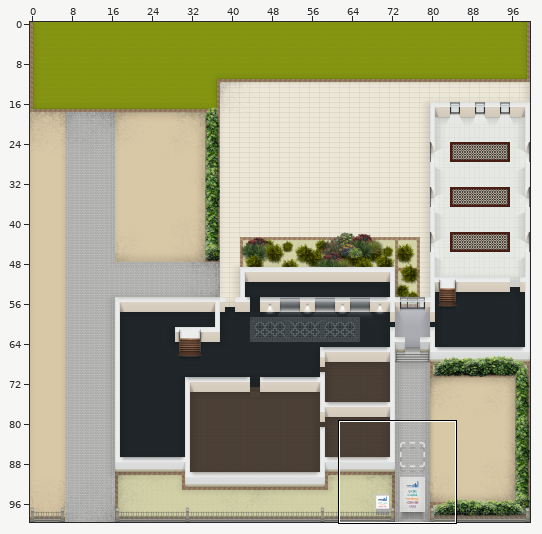
A Tiled map (JSON) gets an edit: map.tmj. Above: a wide view before the commit, with the close-up outlined.
Close-up. Before the commit:
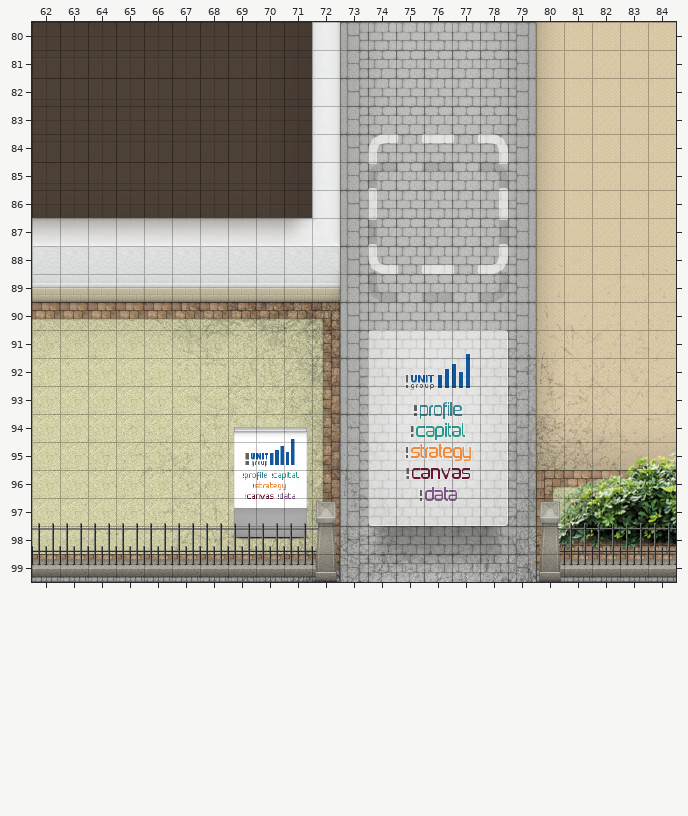
Cells are 32x32 px. Shown: x 62..84, y 80..99.
Now the later version:
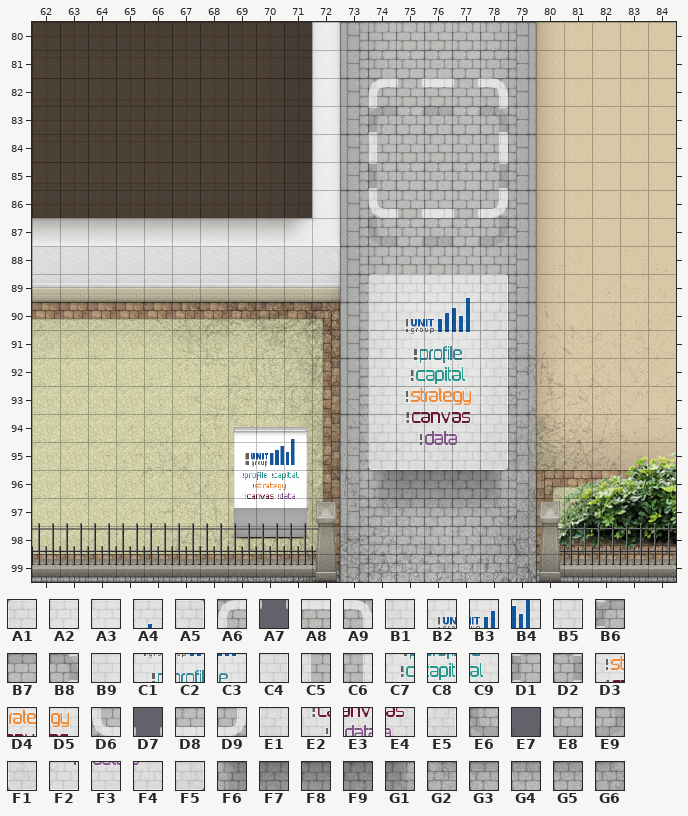
Key: from "i-unitgroup-Map-Textruren": A1 1640, A2 1641, A3 1642, A4 1643, A5 1644, A6 1645, A7 1646, A8 1647, A9 1649, B1 1680, B2 1681, B3 1682, B4 1683, B5 1684, B6 1685, B7 1687, B8 1689, B9 1720, C1 1721, C2 1722, C3 1723, C4 1724, C5 1725, C6 1729, C7 1761, C8 1762, C9 1763, D1 1765, D2 1769, D3 1801, D4 1802, D5 1803, D6 1805, D7 1806, D8 1807, D9 1809, E1 1840, E2 1841, E3 1842, E4 1843, E5 1844, E6 1845, E7 1846, E8 1847, E9 1849, F1 1880, F2 1881, F3 1882, F4 1883, F5 1884, F6 1920, F7 1921, F8 1922, F9 1923, G1 1924, G2 1960, G3 1961, G4 1962, G5 1963, G6 1964.
__ is an empty cell.
Tiles replaced or removed in this view: A1, A2, A3, A4, A5, A6, A7, A8, A9, B2, B3, B4, B6, B7, C1, C2, C3, C5, C6, C7, C8, C9, D1, D2, D3, D4, D5, D6, D7, D8, D9, E1, E2, E3, E4, E5, E6, E7, E8, E9, F1, F2, F3, F4, F5, F6, F7, F8, F9, G1, G2, G3, G4, G5, G6.
See-through tiles are keyed as they look on the map.
Change:
Changed rows in their new state; .. is an unchanged cell.
Layer "above/above2":
first column x 74:
 82 A6 A7 A8 A7 A9
 83 B6 .. B7 .. B8
 84 C5 __ __ __ C6
 85 D1 .. __ .. ..
 86 D6 D7 D8 D7 D9
 87 E6 .. E8 .. E9
 88 __ __ __ __ __
 89 A1 A2 A3 A4 A5
 90 B1 B2 B3 B4 B5
 91 B9 C1 C2 C3 C4
 92 .. C7 C8 C9 ..
 93 .. D3 D4 D5 ..
 94 .. E2 E3 E4 ..
 95 .. F2 F3 F4 ..
 96 F6 F7 F8 F9 G1
 97 G2 G3 G4 G5 G6
 98 __ __ __ __ __
 99 __ __ __ __ __
